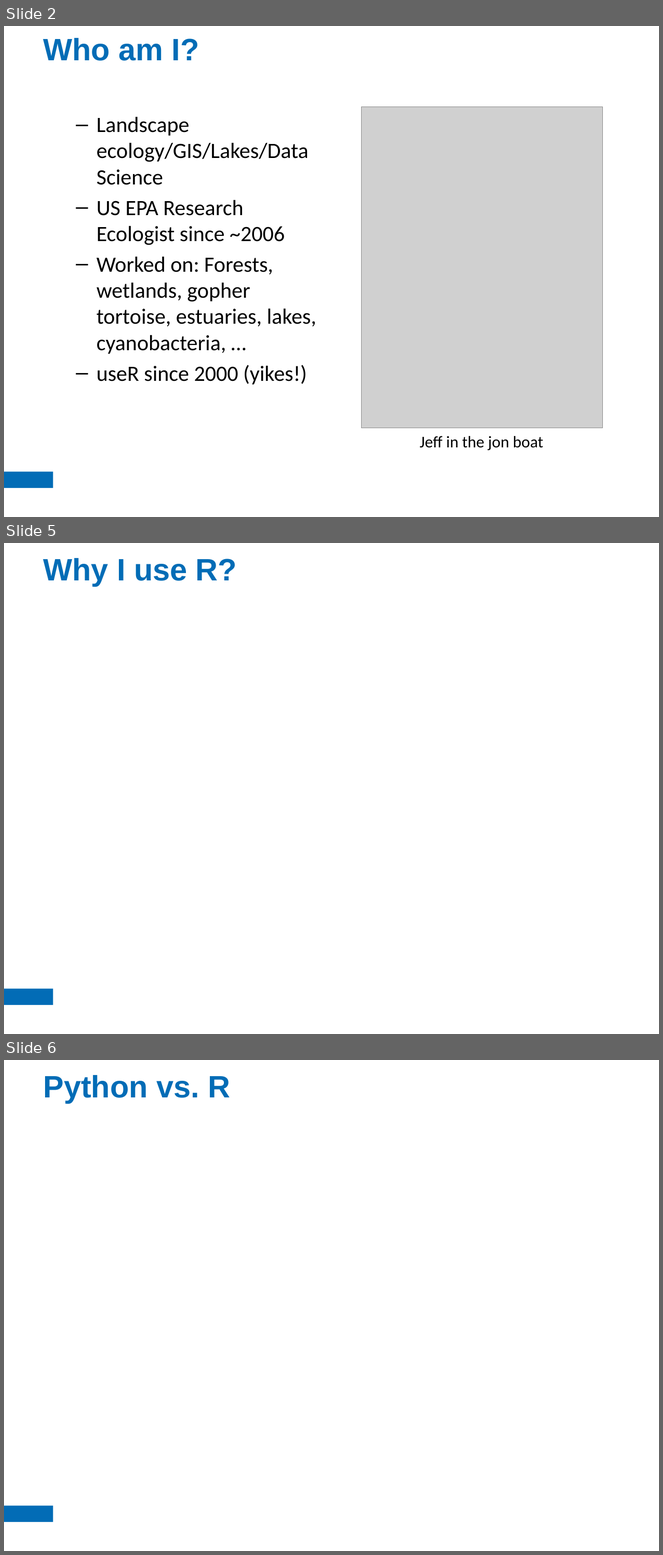
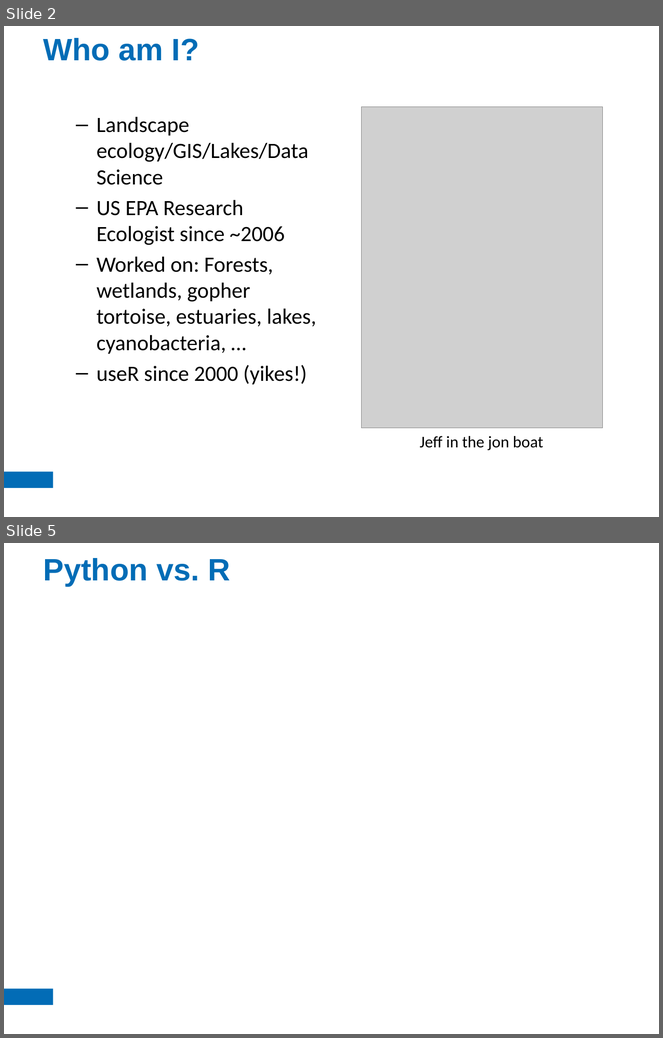
Before and after one commit to jhollist/eln_r_talk, a slide deck: eln_intro_r.pptx. Shown one above the other, each under a label of ours: slides 2, 5 and 6 before the commit, slides 2 and 5 after it; the slides between them are not shown. The pictures are 663x1555 and 663x1038 pixels, drawn with LibreOffice and Linux fonts; fonts in the diff are those of the drawing; grey boxes stand for pictures. Boxes give left, top, right and bottom in pixels: in the first picture for what was removed or moved away, otherwise in the second. Text is boxed around its words. In the diff, an @@ line names an element or a change of style, - is before the commit and + after.

```diff
--- a/eln_intro_r.pptx
+++ b/eln_intro_r.pptx
@@ slide 5 removed at (x1=4, y1=543, x2=659, y2=1034), background #FFFFFF; not listed: 1 template element that a slide beside it also shows @@
@@ title removed at (x1=43, y1=558, x2=237, y2=586) @@
-Why I use R?
@@ what was slide 6 is now slide 5 @@
```
Also in this commit, not shown: 3 slides added, 2 other slides removed, 7 other files.
